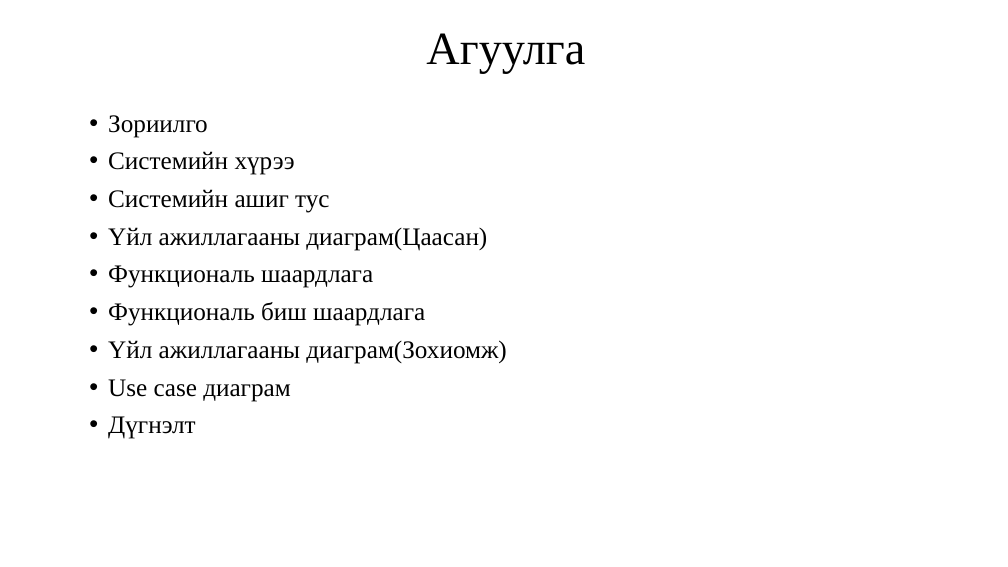
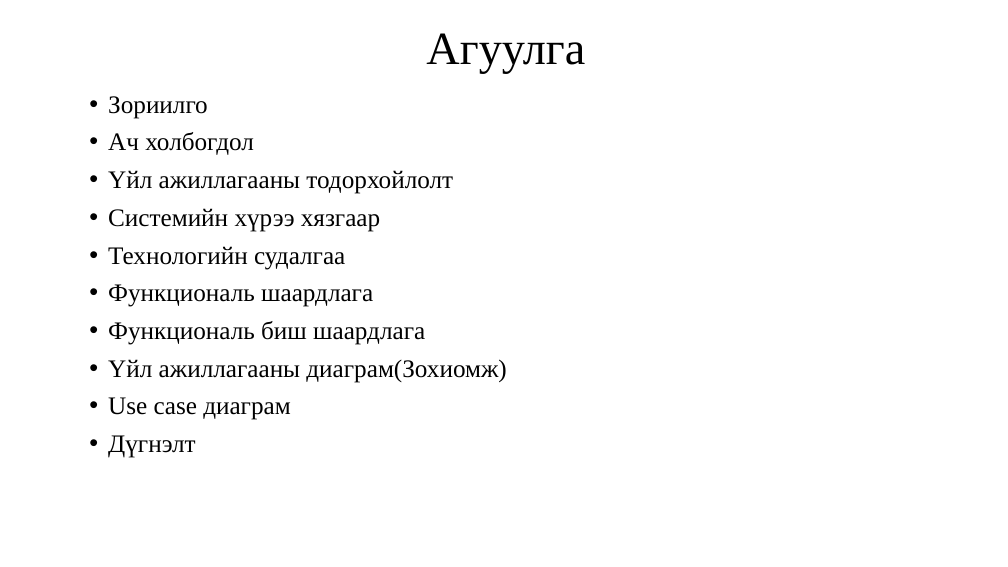
Before and after one commit to Munkhtuvshin/lat, a slide deck: slide 2 of diplom.odp. Drawn at 1008x567 pixels with LibreOffice and Linux fonts; fonts in the diff are those of the drawing. Boxes give left, top, right and bottom in pixels: in the first picture for what was removed or moved away, otherwise in the second. Text is boxed around its words. In the diff, an @@ line names an element or a change of style, - is before the commit and + after.

```diff
--- a/diplom.odp
+++ b/diplom.odp
@@ text at (108,132,453,270): text changed @@
-• Системийн хүрээ
-• Системийн ашиг тус
-• Үйл ажиллагааны диаграм(Цаасан)
+• Ач холбогдол
+• Үйл ажиллагааны тодорхойлолт
+• Системийн хүрээ хязгаар
+• Технологийн судалгаа
```
Also in this commit, not shown: 2 other slides changed, 10 slides added, 23 slides removed, 11 other files.
